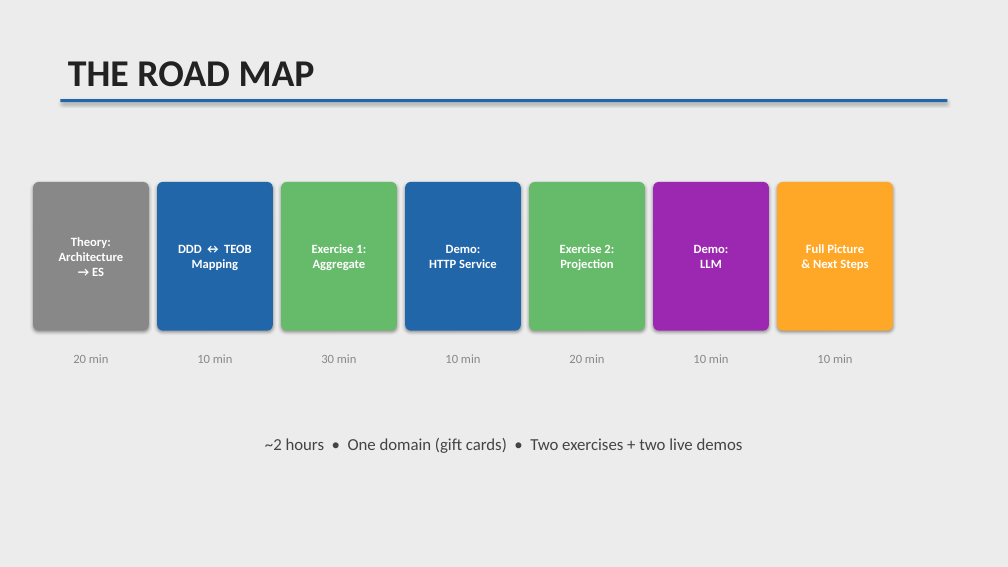
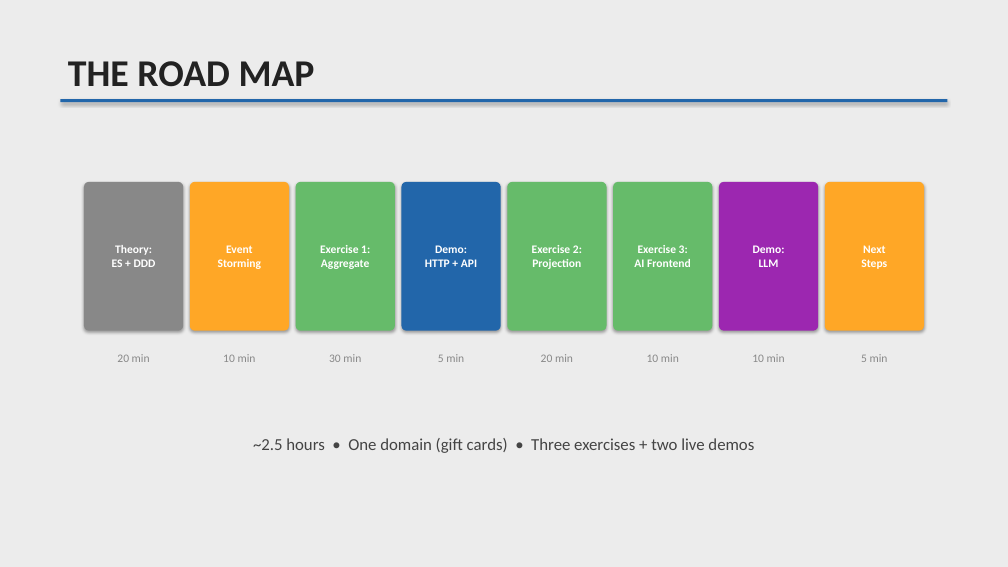
Before and after one commit to lambda-house/teob-ts-workshop-gift-card, a slide deck: slide 4 of slides/DDD-Workshop-Slides.pptx. Drawn at 1008x567 pixels with LibreOffice and Linux fonts; fonts in the diff are those of the drawing. Boxes give left, top, right and bottom in pixels: in the first picture for what was removed or moved away, otherwise in the second. Text is boxed around its words. In the diff, an @@ line names an element or a change of style, - is before the commit and + after.

```diff
--- a/slides/DDD-Workshop-Slides.pptx
+++ b/slides/DDD-Workshop-Slides.pptx
@@ rounded rectangle "Theory: ES + DDD": place and size @@
-rounded rectangle "Theory: ES + DDD" at <box>33,182,149,331</box>
+rounded rectangle "Theory: ES + DDD" at <box>84,182,183,331</box>
@@ rounded rectangle "Event Storming": place and size @@
-rounded rectangle "Event Storming" at <box>157,182,273,331</box>
+rounded rectangle "Event Storming" at <box>190,182,289,331</box>
@@ rounded rectangle "Event Storming" at <box>190,182,289,331</box>: fill #2266AA to #FFA726 @@
@@ rounded rectangle "Exercise 1: Aggregate": place and size @@
-rounded rectangle "Exercise 1: Aggregate" at <box>281,182,397,331</box>
+rounded rectangle "Exercise 1: Aggregate" at <box>296,182,395,331</box>
@@ rounded rectangle "Demo: HTTP + API": place and size @@
-rounded rectangle "Demo: HTTP + API" at <box>405,182,521,331</box>
+rounded rectangle "Demo: HTTP + API" at <box>402,182,501,331</box>
@@ rounded rectangle "Exercise 2: Projection": place and size @@
-rounded rectangle "Exercise 2: Projection" at <box>529,182,645,331</box>
+rounded rectangle "Exercise 2: Projection" at <box>507,182,606,331</box>
@@ rounded rectangle added at <box>613,182,712,331</box>, fill #66BB6A, 11 pt, text #FFFFFF, bold @@
+Exercise 3:
+AI Frontend
@@ size 12 to 11 pt in 9 elements at <box>296,182,395,331</box>, <box>329,354,361,362</box>, <box>507,182,606,331</box>, <box>223,354,256,362</box>, <box>541,354,573,362</box>, <box>117,354,150,362</box>, <box>647,354,679,362</box>, <box>752,354,785,362</box>, <box>719,182,818,331</box> @@
@@ rounded rectangle "Demo: LLM": place and size @@
-rounded rectangle "Demo: LLM" at <box>653,182,769,331</box>
+rounded rectangle "Demo: LLM" at <box>719,182,818,331</box>
@@ rounded rectangle "Next Steps": place and size @@
-rounded rectangle "Next Steps" at <box>777,182,893,331</box>
+rounded rectangle "Next Steps" at <box>825,182,924,331</box>
@@ text in rounded rectangle at <box>112,245,156,267</box>: text changed; size 12 to 11 pt @@
-Theory:
-Architecture
-→ ES
+Theory:
+ES + DDD
@@ text in rounded rectangle at <box>218,245,262,269</box>: text changed; size 12 to 11 pt @@
-DDD ↔ TEOB
-Mapping
+Event
+Storming
@@ text in rounded rectangle at <box>425,245,477,267</box>: text changed; size 12 to 11 pt @@
-Demo:
-HTTP Service
+Demo:
+HTTP + API
@@ text in rounded rectangle at <box>861,245,887,269</box>: text changed; size 12 to 11 pt @@
-Full Picture
-& Next Steps
+Next
+Steps
@@ text "20 min": place and size @@
-text "20 min" at <box>73,354,109,363</box>
+text "20 min" at <box>117,354,150,362</box>
@@ text "10 min": place and size @@
-text "10 min" at <box>197,354,233,363</box>
+text "10 min" at <box>223,354,256,362</box>
@@ text "30 min": place and size @@
-text "30 min" at <box>321,354,357,363</box>
+text "30 min" at <box>329,354,361,362</box>
@@ text at <box>438,354,464,362</box>: text changed; size 12 to 11 pt @@
-10 min
+5 min
@@ text "20 min": place and size @@
-text "20 min" at <box>569,354,605,363</box>
+text "20 min" at <box>541,354,573,362</box>
@@ text "10 min": place and size @@
-text "10 min" at <box>693,354,729,363</box>
+text "10 min" at <box>647,354,679,362</box>
@@ text "10 min": place and size @@
-text "10 min" at <box>817,354,853,363</box>
+text "10 min" at <box>752,354,785,362</box>
@@ text added at <box>861,354,888,362</box>, 11 pt, text #888888 @@
+5 min
@@ text at <box>253,438,754,453</box>: text changed @@
-~2 hours • One domain (gift cards) • Two exercises + two live demos
+~2.5 hours • One domain (gift cards) • Three exercises + two live demos
```
Also in this commit, not shown: 3 other slides changed, 7 slides added, 1 slide removed, 9 other files.
